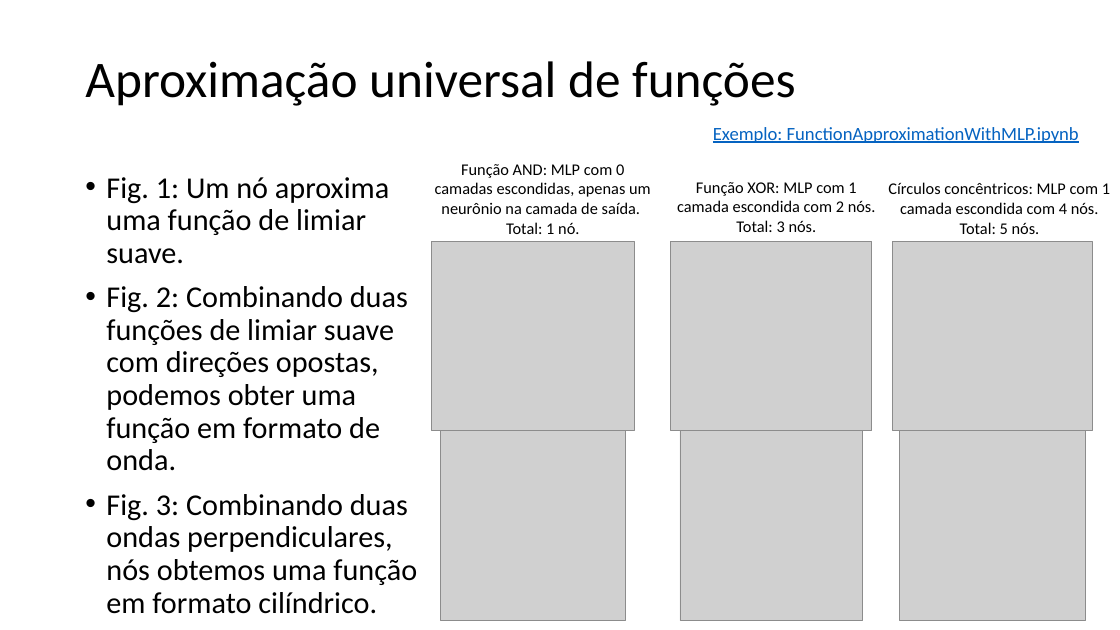
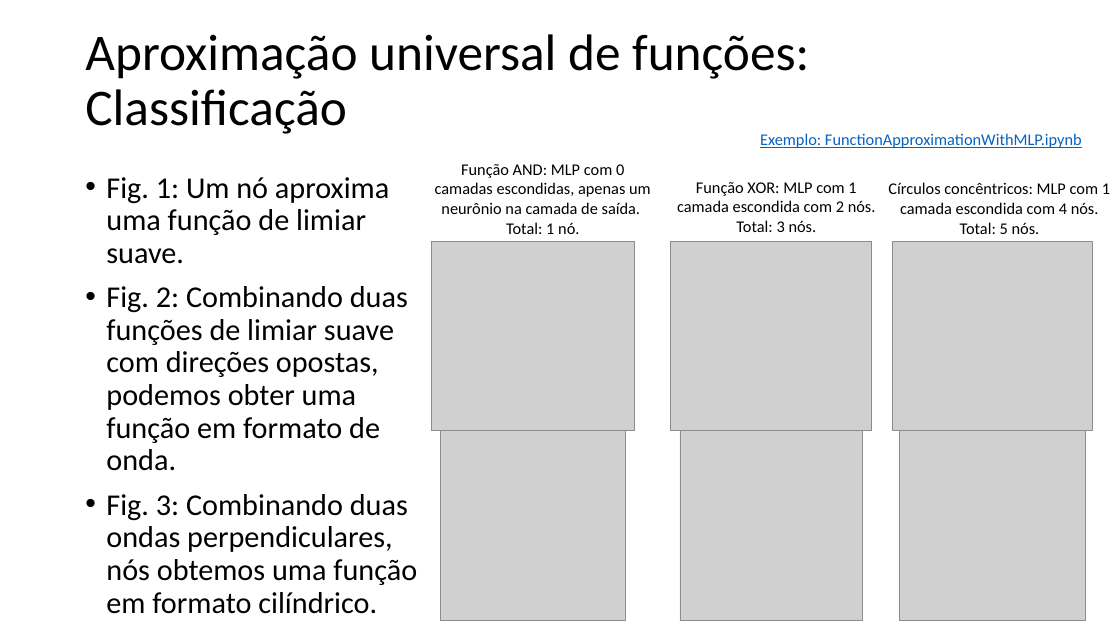
Before and after one commit to zz4fap/t320_aprendizado_de_maquina, a slide deck: slide 20 of slides/T320_Redes_Neurais_Artificiais (Parte II).pptx. Drawn at 1120x630 pixels with LibreOffice and Linux fonts; fonts in the diff are those of the drawing; grey boxes stand for pictures. Boxes give left, top, right and bottom in pixels: in the first picture for what was removed or moved away, otherwise in the second. Text is boxed around its words. In the diff, an @@ line names an element or a change of style, - is before the commit and + after.

```diff
--- a/slides/T320_Redes_Neurais_Artificiais (Parte II).pptx
+++ b/slides/T320_Redes_Neurais_Artificiais (Parte II).pptx
@@ title at box(85, 34, 809, 134): text changed @@
-Aproximação universal de funções
+Aproximação universal de funções: Classificação
@@ text "Exemplo: FunctionApproximationWithMLP.ipynb": place and size @@
-text "Exemplo: FunctionApproximationWithMLP.ipynb" at box(713, 127, 1079, 143)
+text "Exemplo: FunctionApproximationWithMLP.ipynb" at box(760, 133, 1082, 148)
@@ text "Exemplo: FunctionApproximationWithMLP.ipynb" at box(760, 133, 1082, 148): size 16 to 14 pt @@
```
Also in this commit, not shown: 4 other slides changed, 7 other files.
